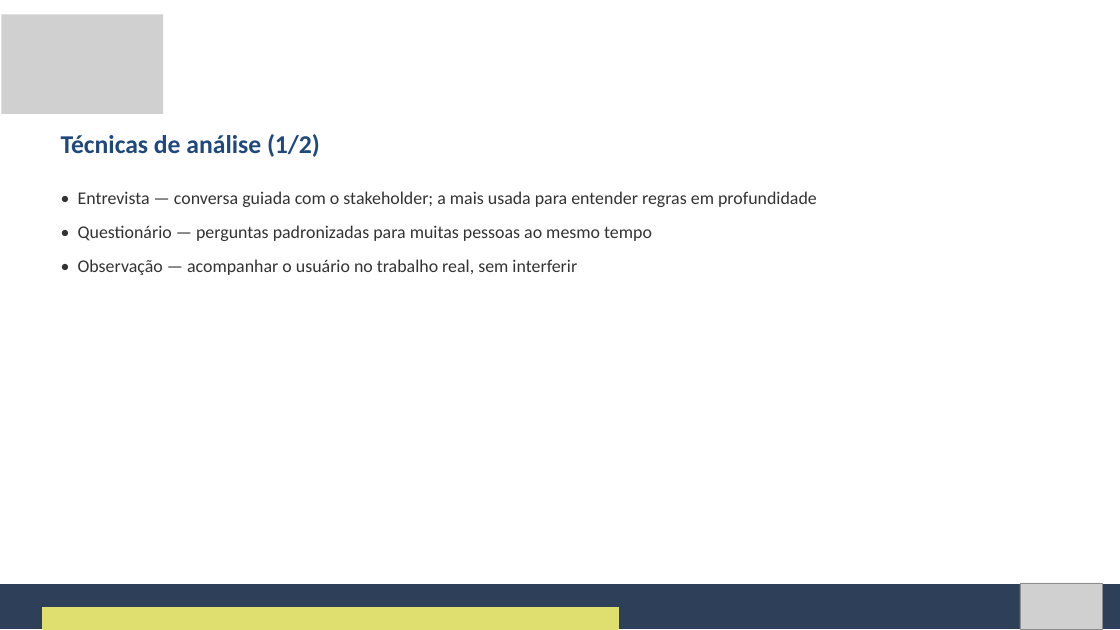
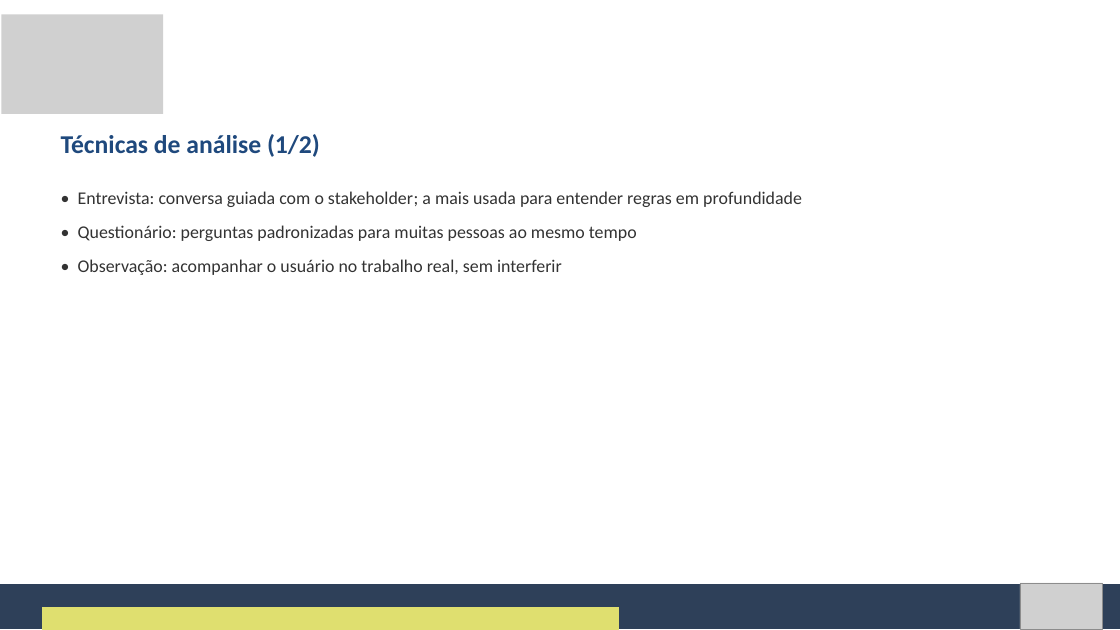
Before and after one commit to Natan20/Curso-Modelagem-De-Sistemas-Material, a slide deck: slide 19 of Aula 02 - 04-09-2026/Aula 2 - Slides.pptx. Drawn at 1120x630 pixels with LibreOffice and Linux fonts; fonts in the diff are those of the drawing; grey boxes stand for pictures. Boxes give left, top, right and bottom in pixels: in the first picture for what was removed or moved away, otherwise in the second. Text is boxed around its words. In the diff, an @@ line names an element or a change of style, - is before the commit and + after.

```diff
--- a/Aula 02 - 04-09-2026/Aula 2 - Slides.pptx
+++ b/Aula 02 - 04-09-2026/Aula 2 - Slides.pptx
@@ text at (78,191,802,275): text changed @@
-• Entrevista — conversa guiada com o stakeholder; a mais usada para entender regras em profundidade
-• Questionário — perguntas padronizadas para muitas pessoas ao mesmo tempo
-• Observação — acompanhar o usuário no trabalho real, sem interferir
+• Entrevista: conversa guiada com o stakeholder; a mais usada para entender regras em profundidade
+• Questionário: perguntas padronizadas para muitas pessoas ao mesmo tempo
+• Observação: acompanhar o usuário no trabalho real, sem interferir
```
Also in this commit, not shown: 14 other slides changed, 2 other files.
